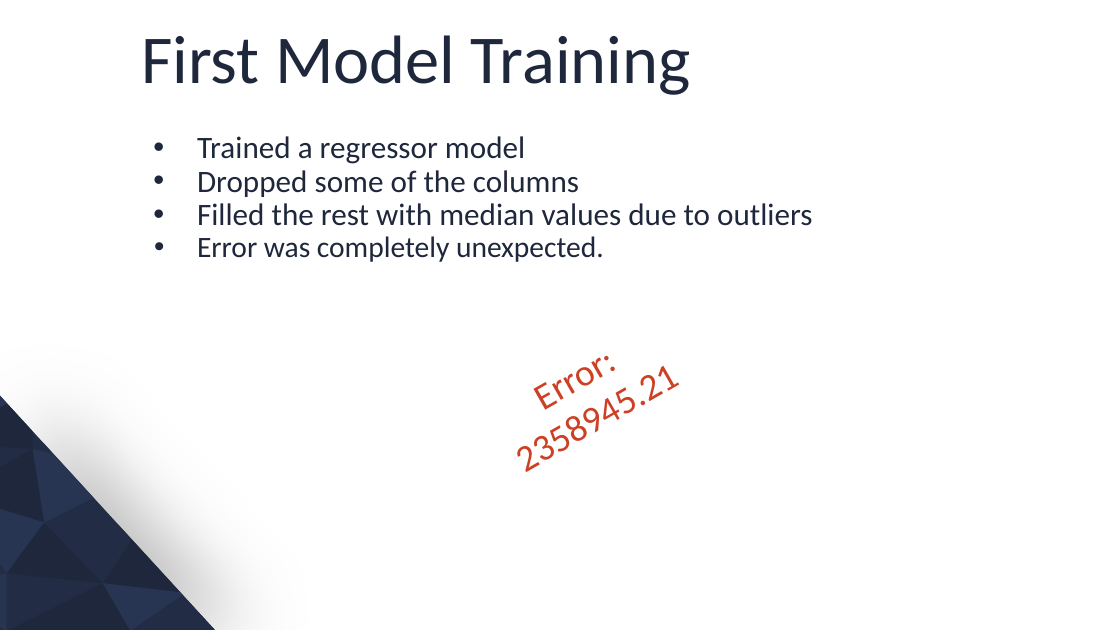
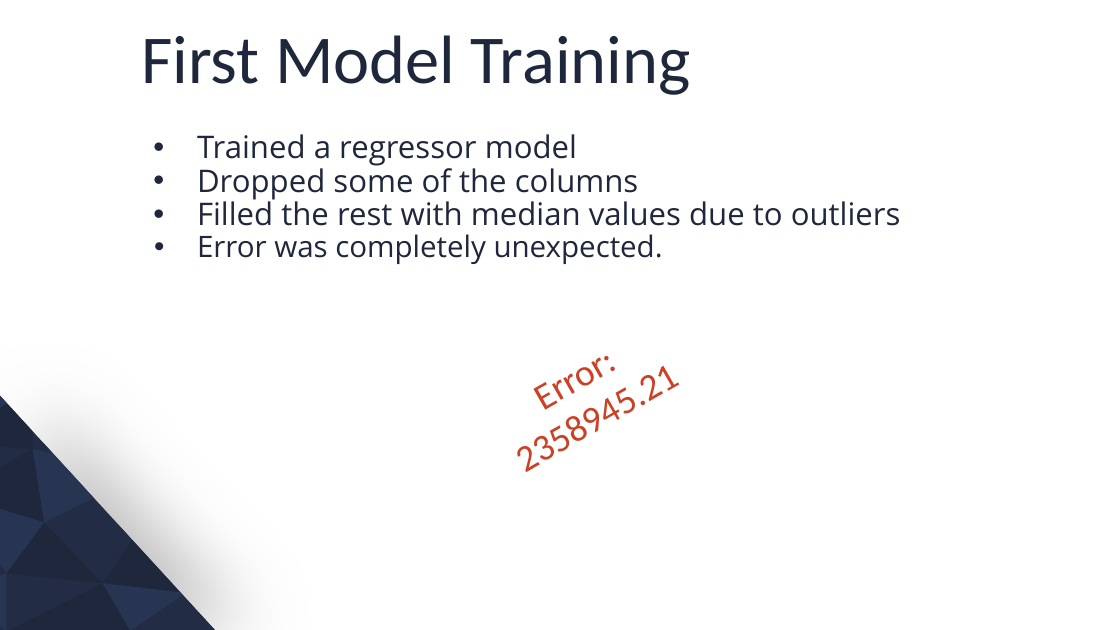
Before and after one commit to SnehalD14/Building-Energy-Prediction, a slide deck: slide 8 of Project Presentation.pptx (slide 7 before the commit). Drawn at 1120x630 pixels with LibreOffice and Linux fonts; fonts in the diff are those of the drawing; background and template pictures are left out. Boxes give left, top, right and bottom in pixels: in the first picture for what was removed or moved away, otherwise in the second. Text is boxed around its words. In the diff, an @@ line names an element or a change of style, - is before the commit and + after.

```diff
--- a/Project Presentation.pptx
+++ b/Project Presentation.pptx
@@ text "Trained a regressor model" at (x1=197, y1=134, x2=901, y2=264): font Calibri to Open Sans @@
```
Also in this commit, not shown: 8 other slides changed, 2 slides added.
